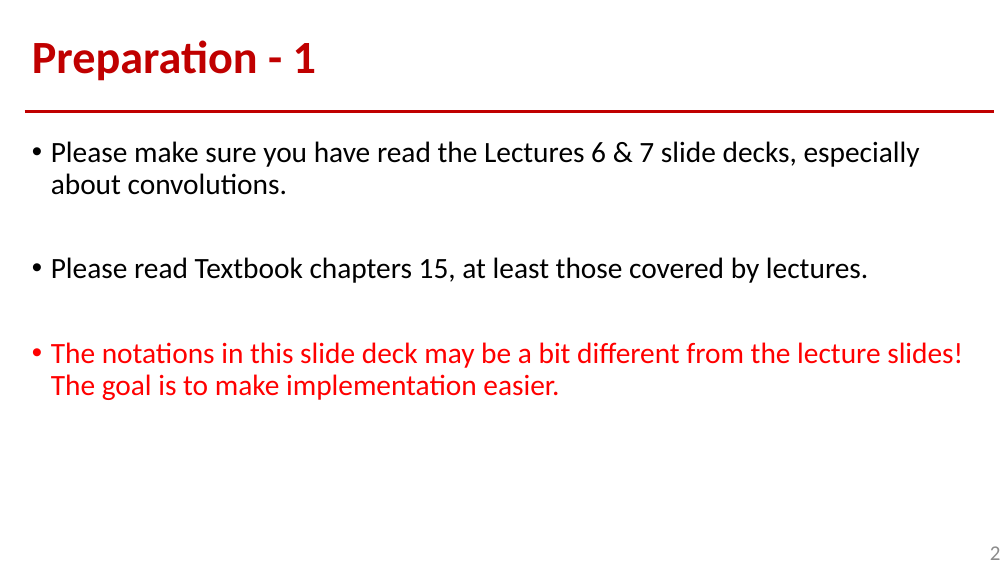
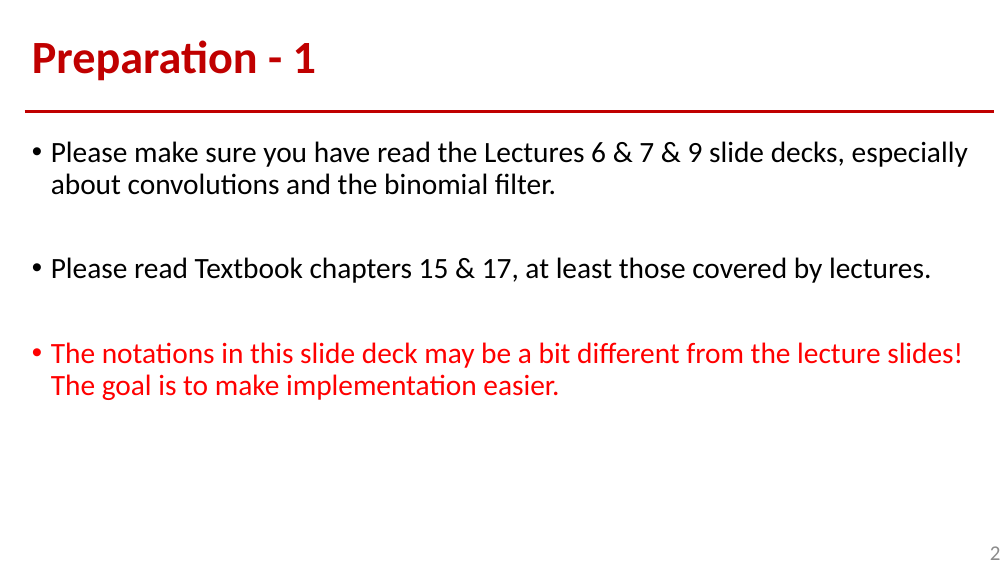
Before and after one commit to pujols/OSU_CSE_5524_2025AU, a slide deck: slide 2 of HW_2_programming_set/HW_2_programming/HW2.pptx. Drawn at 1008x567 pixels with LibreOffice and Linux fonts; fonts in the diff are those of the drawing. Boxes give left, top, right and bottom in pixels: in the first picture for what was removed or moved away, otherwise in the second. Text is boxed around its words. In the diff, an @@ line names an element or a change of style, - is before the commit and + after.

```diff
--- a/HW_2_programming_set/HW_2_programming/HW2.pptx
+++ b/HW_2_programming_set/HW_2_programming/HW2.pptx
@@ text at box(51, 141, 968, 283): text changed @@
-• Please make sure you have read the Lectures 6 & 7 slide decks, especially about convolutions.
-• Please read Textbook chapters 15, at least those covered by lectures.
+• Please make sure you have read the Lectures 6 & 7 & 9 slide decks, especially about convolutions and the binomial filter.
+• Please read Textbook chapters 15 & 17, at least those covered by lectures.
```
Also in this commit, not shown: 2 other files.
